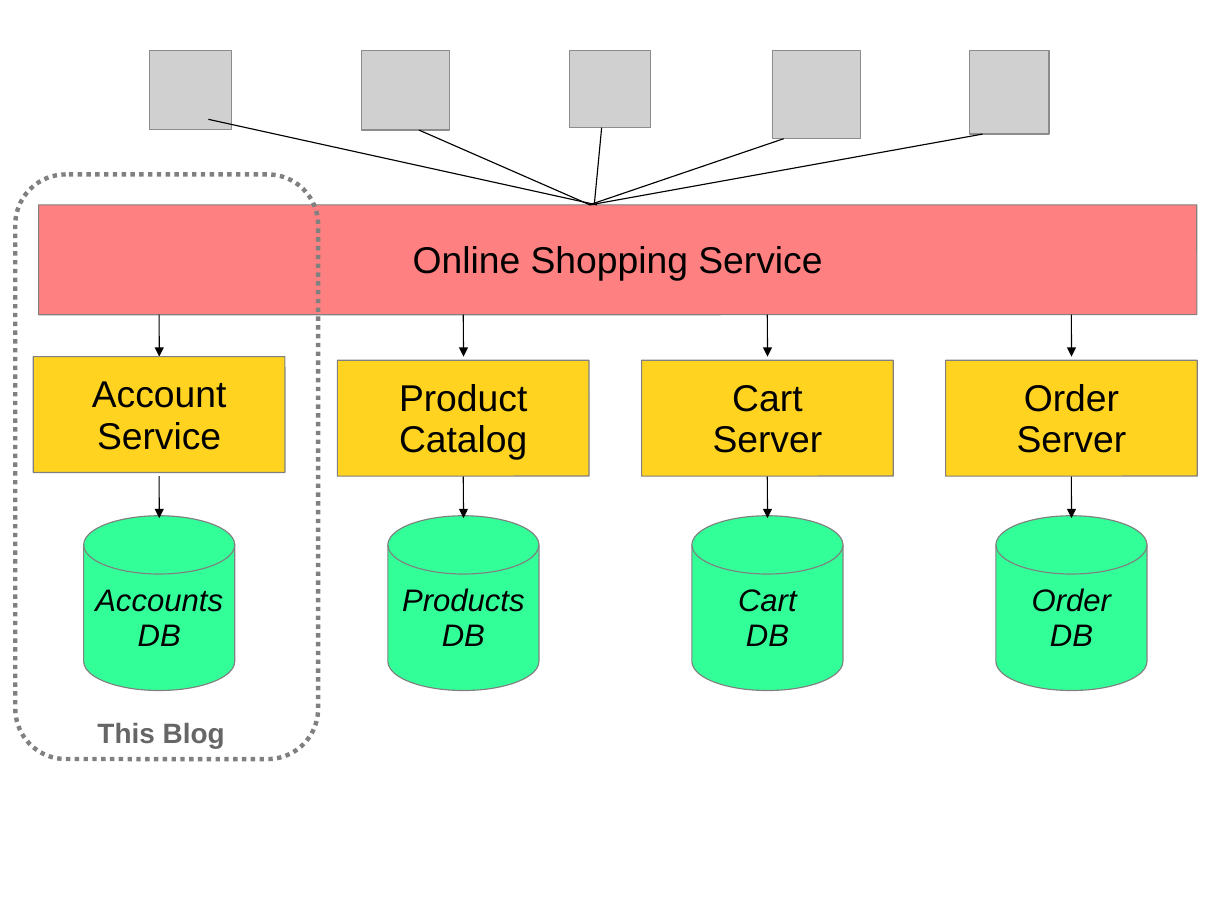
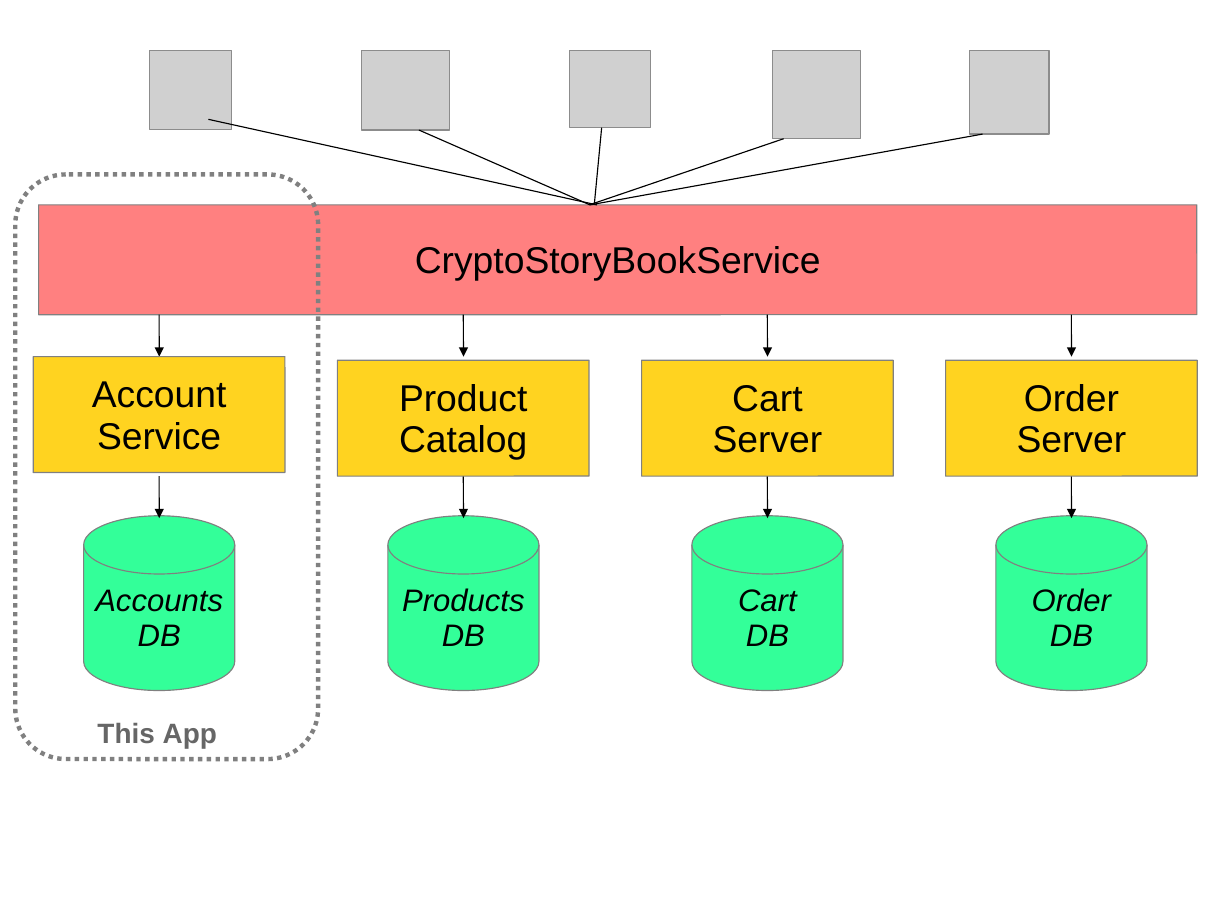
Before and after one commit to yangboz/iStoryBook, a slide deck: slide 1 of MicroServices/diagrams.ppt. Drawn at 1232x924 pixels with LibreOffice and Linux fonts; fonts in the diff are those of the drawing; grey boxes stand for pictures. Boxes give left, top, right and bottom in pixels: in the first picture for what was removed or moved away, otherwise in the second. Text is boxed around its words. In the diff, an @@ line names an element or a change of style, - is before the commit and + after.

```diff
--- a/MicroServices/diagrams.ppt
+++ b/MicroServices/diagrams.ppt
@@ text in rounded rectangle at box(415, 246, 821, 281): text changed @@
-Online Shopping Service
+CryptoStoryBookService
@@ text at box(97, 723, 217, 748): text changed @@
-This Blog
+This App
```
Also in this commit, not shown: 1 other slide changed, 1 other file.
